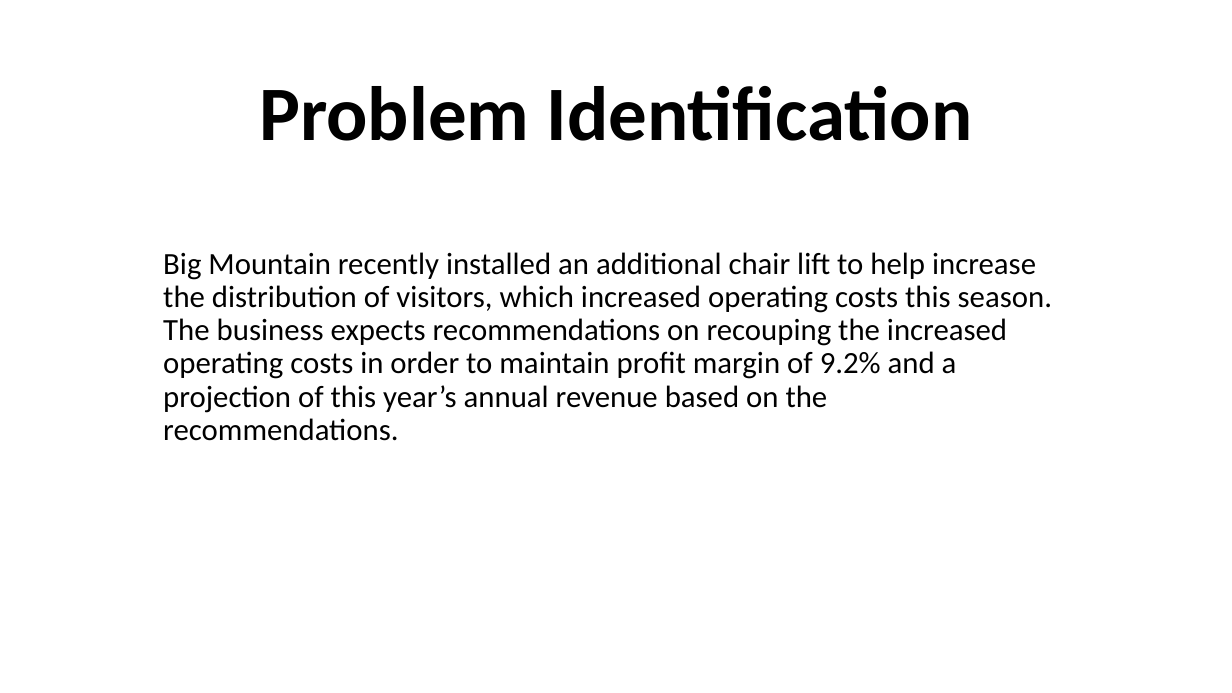
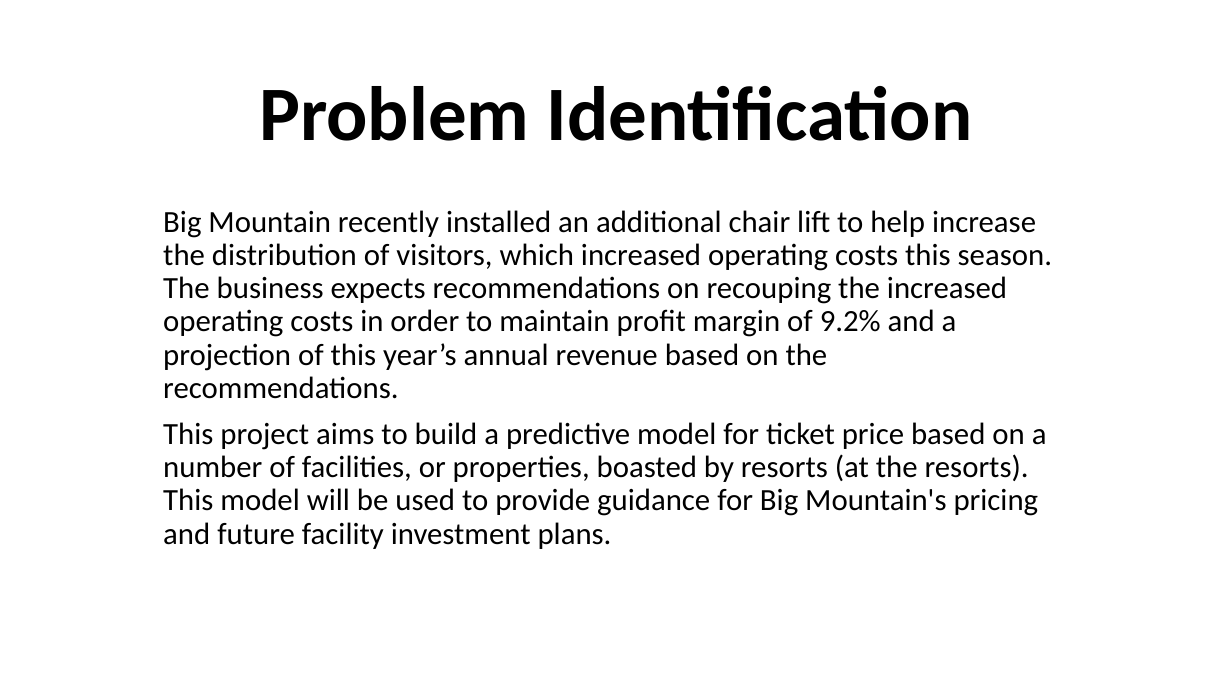
Before and after one commit to reneeylewis/Springboard-Projects, a slide deck: slide 1 of GuidedCapstone - Ski Resort/Step Seven - Slide Deck/Guided Capstone Slide Deck.pptx. Drawn at 1232x693 pixels with LibreOffice and Linux fonts; fonts in the diff are those of the drawing. Boxes give left, top, right and bottom in pixels: in the first picture for what was removed or moved away, otherwise in the second. Text is boxed around its words. In the diff, an @@ line names an element or a change of style, - is before the commit and + after.

Commit message:
updated guided capstone project sections 6 and 7

```diff
--- a/GuidedCapstone - Ski Resort/Step Seven - Slide Deck/Guided Capstone Slide Deck.pptx
+++ b/GuidedCapstone - Ski Resort/Step Seven - Slide Deck/Guided Capstone Slide Deck.pptx
@@ subtitle "Big Mountain recently installed an ...": place and size @@
-subtitle "Big Mountain recently installed an ..." at [163,252,1052,441]
+subtitle "Big Mountain recently installed an ..." at [163,210,1052,549]
@@ subtitle at [163,422,1047,549]: paragraph added @@
+This project aims to build a predictive model for ticket price based on a number of facilities, or properties, boasted by resorts (at the resorts). This model will be used to provide guidance for Big Mountain's pricing and future facility investment plans.
```
Also in this commit, not shown: 4 other slides changed, 2 slides added, 2 slides removed, 2 other files.
